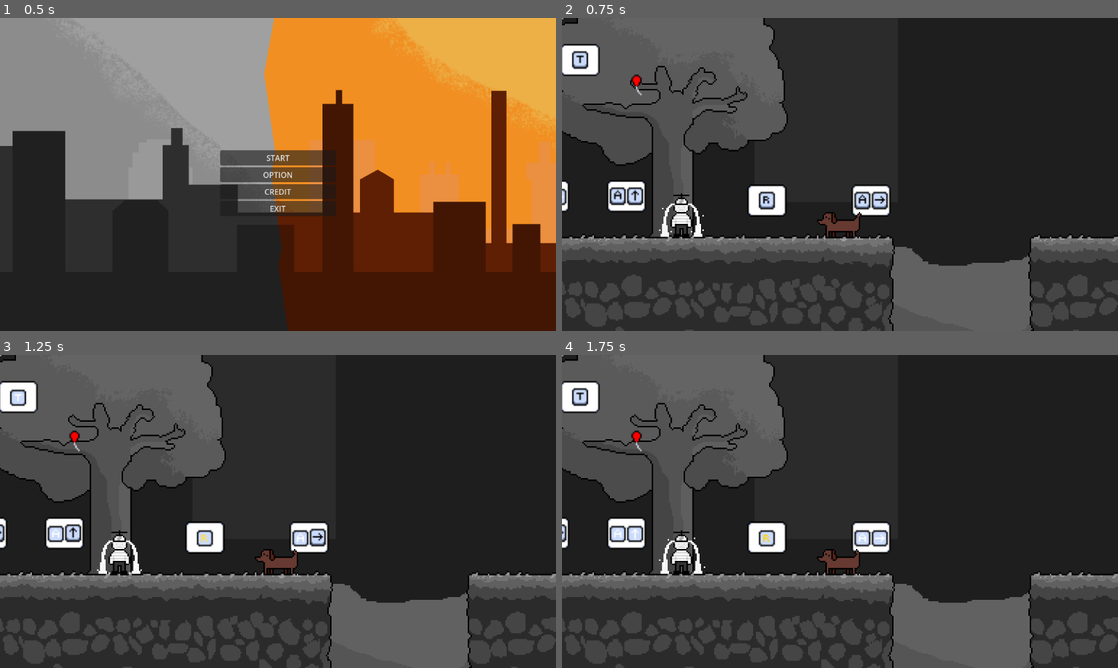
Above: before the commit, frames 1-4 (two rows, left to right).
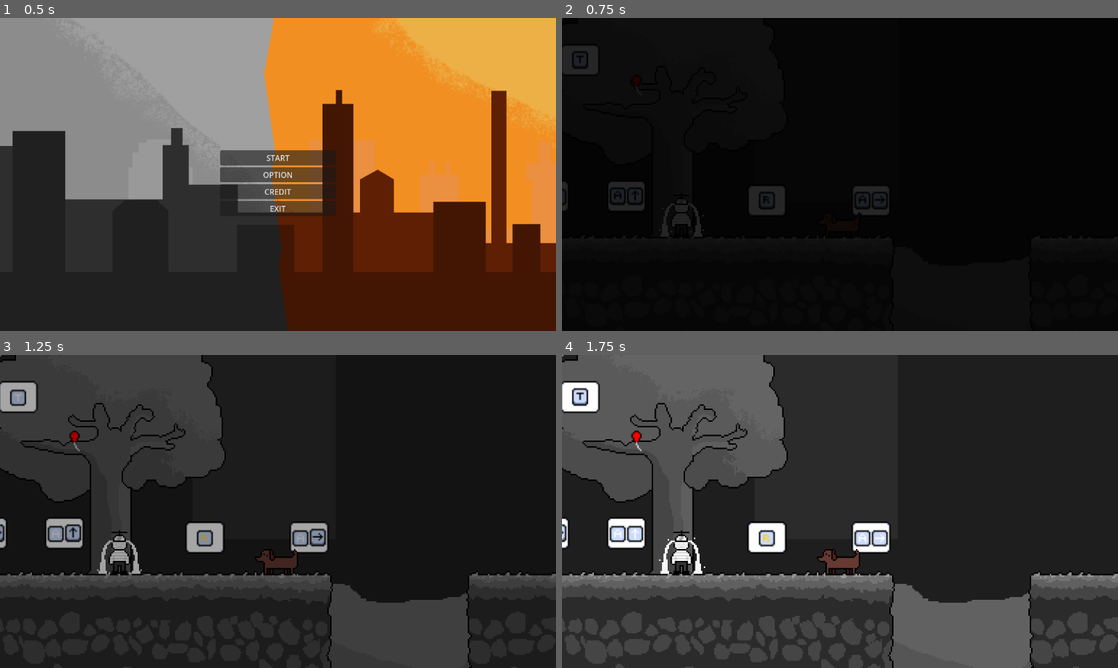
Above: after the commit, the same moments.

Repository: antonin-tarrade/SausageSerenity
Game: Godot game, scene res://Menu/main.tscn
The game is run twice, just before and just after one commit, with the same random seed, the same clock (stepped at 60 frames per second) and the same inputs. The engine's default icon, where the game draws it, is replaced by a stand-in: a white triangle on a blue panel in a dark square.
Inputs:
- Up to frame 1 (0.5 s): no input
- Up to frame 2 (0.75 s): click "START" at 0.5 s
- Up to frame 3 (1.25 s): no input
- Up to frame 4 (1.75 s): hold Right (ui_right) from 1.28 s (still down); hold R (charger) from 1.28 s (still down)

Frame 1 is identical in both runs. In frame 2, 98% of the frame differs, in the area x 0-100%, y 0-100%; in frame 3, 27%; in frame 4, nothing differs.
Error before the commit: Invalid type in function 'select' in base 'OptionButton'. Cannot convert argument 1 from Nil to int. (res://Menu/menu_controller.gd:79)
Error after the commit: Invalid type in function 'select' in base 'OptionButton'. Cannot convert argument 1 from Nil to int. (res://Menu/menu_controller.gd:80)

Commit message:
effet transition

Diff:
--- a/Menu/menu_controller.gd
+++ b/Menu/menu_controller.gd
@@ -75,6 +75,7 @@
 
 
 func _ready():
+	get_tree().paused = false
 	_load_settings()
 	Resolution_ob.select(_check_resolution(DisplayServer.screen_get_size()))
 	StartButton.grab_focus()
@@ -106,13 +107,13 @@
 
 
 
-func _on_window_mode_optionbutton_item_selected(index):
+func _on_window_mode_optionbutton_item_selected(_index):
 	pass # Replace with function body.
 
 
 
 
-func _on_preset_h_slider_value_changed(value):
+func _on_preset_h_slider_value_changed(_value):
 	# start here https://docs.godotengine.org/en/stable/tutorials/3d/mesh_lod.html
 	pass # Replace with function body.
 
--- a/Scenes/main.tscn
+++ b/Scenes/main.tscn
@@ -377,6 +377,42 @@
 fill = 1
 fill_from = Vector2(0.1, 0.9)
 
+[sub_resource type="Animation" id="Animation_c2bvb"]
+resource_name = "entree"
+tracks/0/type = "value"
+tracks/0/imported = false
+tracks/0/enabled = true
+tracks/0/path = NodePath("AnimationEntreeScenes/CanvasLayer/ColorRect:color")
+tracks/0/interp = 1
+tracks/0/loop_wrap = true
+tracks/0/keys = {
+"times": PackedFloat32Array(0, 1),
+"transitions": PackedFloat32Array(1, 1),
+"update": 0,
+"values": [Color(0, 0, 0, 1), Color(0, 0, 0, 0)]
+}
+
+[sub_resource type="Animation" id="Animation_ubajn"]
+length = 0.001
+tracks/0/type = "value"
+tracks/0/imported = false
+tracks/0/enabled = true
+tracks/0/path = NodePath("AnimationEntreeScenes/CanvasLayer/ColorRect:color")
+tracks/0/interp = 1
+tracks/0/loop_wrap = true
+tracks/0/keys = {
+"times": PackedFloat32Array(0),
+"transitions": PackedFloat32Array(1),
+"update": 0,
+"values": [Color(0, 0, 0, 1)]
+}
+
+[sub_resource type="AnimationLibrary" id="AnimationLibrary_bnq8p"]
+_data = {
+"RESET": SubResource("Animation_ubajn"),
+"entree": SubResource("Animation_c2bvb")
+}
+
 [node name="Main" type="Node2D"]
 
 [node name="GameManager" type="Node2D" parent="."]
@@ -867,4 +903,28 @@
 [node name="Marker2D" type="Marker2D" parent="."]
 position = Vector2(2272, 904)
 
+[node name="AnimationEntreeScenes" type="AnimationPlayer" parent="."]
+process_mode = 3
+libraries = {
+"": SubResource("AnimationLibrary_bnq8p")
+}
+
+[node name="CanvasLayer" type="CanvasLayer" parent="AnimationEntreeScenes"]
+follow_viewport_enabled = true
+
+[node name="ColorRect" type="ColorRect" parent="AnimationEntreeScenes/CanvasLayer"]
+top_level = true
+anchors_preset = 8
+anchor_left = 0.5
+anchor_top = 0.5
+anchor_right = 0.5
+anchor_bottom = 0.5
+offset_left = -576.0
+offset_top = 396.0
+offset_right = -75.0
+offset_bottom = 676.0
+grow_horizontal = 2
+grow_vertical = 2
+color = Color(0, 0, 0, 1)
+
 [connection signal="lettrerecu" from="Personnages/AttendRomantiqueBill/Requete/Missions/MissionAttendreRomantique" to="Personnages/RomantiqueBill/Requete/Missions/MissionRomantique" method="_on_mission_attendre_romantique_lettrerecu"]
--- a/Scripts/GameManager.gd
+++ b/Scripts/GameManager.gd
@@ -9,15 +9,20 @@
 @onready var musique_2 = load("res://Musiques/chien_saucisse_lvl2.mp3")
 @onready var musique_3 = load("res://Musiques/chien_saucisse_lvl3.mp3")
 
+# Effet visuel
+@onready var anim_fade : AnimationPlayer = $"../AnimationEntreeScenes" # anim entree/sortie jeu
+
 func _ready():
 	%LayerFin.visible = false
 	audio_player.stream = musique_0
 	audio_player.play()
+	anim_fade.play("entree")
+
 
 
 func _process(_delta):
 	if Input.is_action_pressed("quitter"):
-		get_tree().change_scene_to_file("res://Menu/main.tscn")
+		quitter()
 
 func _on_mission_fini():
 	nbMissionsFinies += 1.0
@@ -43,3 +48,9 @@
 		3:
 			audio_player.stream = musique_3
 	audio_player.play()
+
+func quitter():
+	get_tree().paused = true
+	anim_fade.play_backwards("entree")
+	await anim_fade.animation_finished
+	get_tree().change_scene_to_file("res://Menu/main.tscn")
--- a/Scripts/Missions/Mission_ballon_eau.gd
+++ b/Scripts/Missions/Mission_ballon_eau.gd
@@ -3,10 +3,10 @@
 @export var ballon : Objet = null
 var touche : bool = false
 
-func init(personnage : Personnage) :
+func init(_personnage : Personnage) :
 	ballon.connect("destroyed",_on_destroyed)
 
-func verifier(personnage : Personnage) -> bool :
+func verifier(_personnage : Personnage) -> bool :
 	print("ballon eau")
 	return touche
 
--- a/Scripts/Missions/Mission_casser_tout.gd
+++ b/Scripts/Missions/Mission_casser_tout.gd
@@ -3,16 +3,12 @@
 var nbObjetCasse : int = 0
 @export var objets : Array[Objet] = []
 
-func init(personnage : Personnage) :
+func init(_personnage : Personnage) :
 	for obj in objets:
 		obj.destroyed.connect(_on_casser)
 
-func verifier(personnage : Personnage) -> bool :
+func verifier(_personnage : Personnage) -> bool :
 	print("faut tout casser")
-	#nbObjetCasse = 0
-	#for obj in objets:
-	#	if obj.isDestroyed:
-	#		nbObjetCasse += 1
 	return (nbObjetCasse==objets.size())
 
 func _on_casser():
--- a/Scripts/Missions/Mission_romantique.gd
+++ b/Scripts/Missions/Mission_romantique.gd
@@ -2,9 +2,8 @@
 
 var recu : bool = false
 
-func verifier(personnage : Personnage) -> bool :
+func verifier(_personnage : Personnage) -> bool :
 	print("romantique")
-	# plus complexe car on veut que la meuf envoie un mot doux à l'autre donc que ce soit l'autre qui envoie un signal quand elle a reçu la lettre
 	return recu
 
 
--- a/Scripts/Personnage.gd
+++ b/Scripts/Personnage.gd
@@ -65,10 +65,10 @@
 			listeobj.append(obj)
 	return listeobj
 
-func regarder_objet_present(nom:String) -> bool :
+func regarder_objet_present(nom_obj:String) -> bool :
 	var objets_autour = regarder_autour_objets()
 	for obj in objets_autour :
-		if (obj.get_id() == nom):
+		if (obj.get_id() == nom_obj):
 			return true
 	return false
 
--- a/Scripts/tuto.gd
+++ b/Scripts/tuto.gd
@@ -7,5 +7,5 @@
 
 
 # Called every frame. 'delta' is the elapsed time since the previous frame.
-func _process(delta):
+func _process(_delta):
 	pass
Not shown: 1 places in Scenes/main.tscn that only renumber resources
